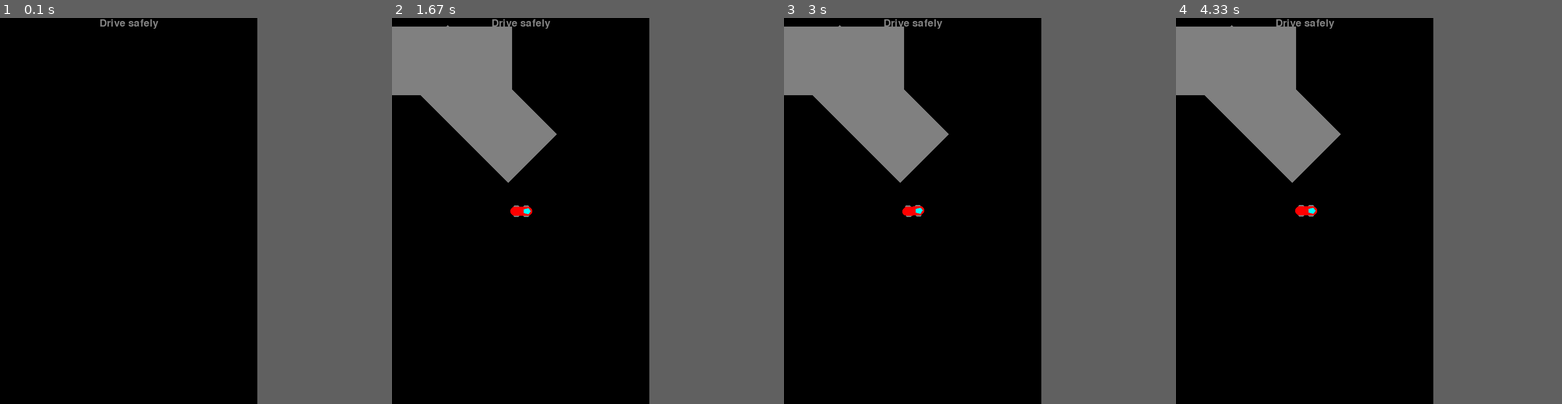
Above: before the commit, frames 1-4 (left to right).
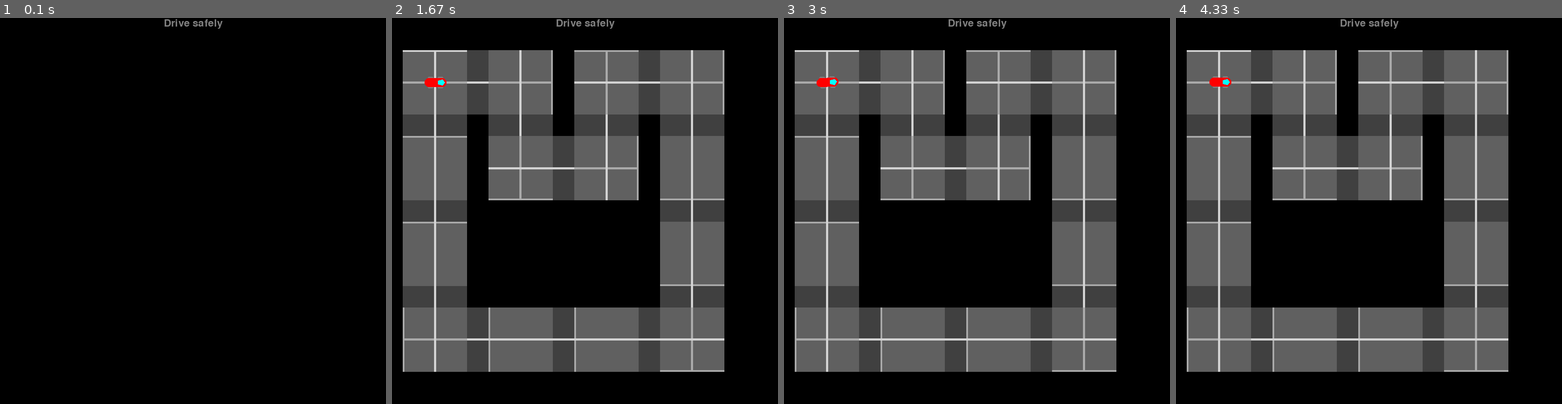
Above: after the commit, the same moments.

Repository: Pitrified/snippet
Game: pygame game, started from racer/racer_main.py
The game is run twice, just before and just after one commit, with the same random seed, the same clock (stepped at 60 frames per second) and the same inputs.
Inputs:
- Up to frame 1 (0.1 s): no input
- Up to frame 2 (1.67 s): hold W 0.83-1.3 s
- Up to frame 3 (3 s): hold A 1.83-2.37 s; hold A from 2.4 s (still down); tap X at 2.47 s; tap Z at 2.55 s
- Up to frame 4 (4.33 s): release A at 3 s; hold D from 3.83 s (still down); tap X at 3.9 s
In our replay, the window is 600x900 before the commit and 900x900 after it. These sizes can differ from the game's own. Grey fills any space a smaller window leaves; there, only what the larger window draws over its background counts as a difference.

The runs differ from the first frame. In frame 1, 0.3% of the frame differs, in the area x 26-58%, y 0-3%; in frame 2, 55%, in the area x 0-87%, y 0-92%; in frame 3, 55%; in frame 4, 55%.

Commit message:
Racer: add collision detection with the road

Diff:
--- a/racer/racer_main.py
+++ b/racer/racer_main.py
@@ -6,6 +6,8 @@
 
 from random import seed
 from timeit import default_timer as timer
+
+from pygame.sprite import spritecollide
 
 from racer_racer import Racer
 from racer_map import RacingMap
@@ -69,7 +71,7 @@
     logg = logging.getLogger(f"c.{__name__}.run_racer_main")
 
     pygame.init()
-    screen = pygame.display.set_mode((600, 900))
+    screen = pygame.display.set_mode((900, 900))
     # size is (int, int) tuple
     field_size = screen.get_size()
     # unpack the field size for clarity
@@ -103,9 +105,11 @@
 
     # Prepare Game Objects
     clock = pygame.time.Clock()
-    racer = Racer(out_file_sprite, field_wid // 2, field_hei // 2)
+    #  racer = Racer(out_file_sprite, field_wid // 2, field_hei // 2)
+    racer = Racer(out_file_sprite, 100, 150)
     rmap = RacingMap(field_wid, field_hei)
-    allsprites = pygame.sprite.RenderPlain((racer, rmap))
+    # draw the map first, the car on top
+    allsprites = pygame.sprite.RenderPlain((rmap, racer))
 
     # Main Loop
     going = True
@@ -147,6 +151,11 @@
         # manually update the racer, pass the action in step
         #  allsprites.update()
 
+        hits = spritecollide(racer, rmap, dokill=False)
+        logg.debug(f"hitting {hits}")
+        for segment in hits:
+            logg.debug(f"hit segment with id {segment.sid}")
+
         # Draw Everything again, every frame
         screen.blit(field, (0, 0))
         allsprites.draw(screen)
--- a/racer/racer_map.py
+++ b/racer/racer_map.py
@@ -32,7 +32,22 @@
         #  self.orig_image, self.rect = load_image(self.out_file_road)
 
         # direction, centerx, centery
-        self.seg_info = [[0, 100, 100], [45, 200, 200]]
+        self.seg_info = [
+            [0, 200, 150],
+            [90, 300, 250],
+            [0, 400, 350],
+            [270, 500, 250],
+            [0, 600, 150],
+            [90, 700, 250],
+            [90, 700, 450],
+            [90, 700, 650],
+            [180, 600, 750],
+            [180, 400, 750],
+            [180, 200, 750],
+            [270, 100, 650],
+            [270, 100, 450],
+            [270, 100, 250],
+        ]
         self.segments = {}
         self.num_segments = len(self.seg_info)
 
@@ -40,7 +55,7 @@
         for i in range(self.num_segments):
             #  self.seg_img[i], self.seg_rect[i] = Segment(self.out_file_road)
             direction, cx, cy = self.seg_info[i]
-            self.segments[i] = Segment(self.out_file_road, direction, cx, cy)
+            self.segments[i] = Segment(self.out_file_road, direction, cx, cy, i)
             self.add(self.segments[i])
 
     def _create_road_segment(self):
@@ -48,15 +63,20 @@
         """
         logg = logging.getLogger(f"c.{__name__}._create_road_segment")
 
-        self.size = 6 * 60, 4 * 40
-        img1 = Image.new("RGBA", self.size, "grey")
+        self.size = 350, 150
+        #  img1 = Image.new("RGBA", self.size, "grey")
+        img1 = Image.new("RGBA", self.size, (128, 128, 128, 128))
         draw = ImageDraw.Draw(img1)
         line_wid = 2
         mid_hei = self.size[1] // 2
-        #  draw.rectangle(
-        #  ((0, mid_hei - line_wid), (self.size[0], mid_hei + line_wid)),
-        #  fill="lightgrey",
-        #  )
+        draw.rectangle(
+            ((0, mid_hei - line_wid), (self.size[0], mid_hei + line_wid)),
+            fill="lightgrey",
+        )
+        draw.rectangle(
+            ((self.size[0] - line_wid * 2, 0), (self.size[0], self.size[1])),
+            fill="lightgrey",
+        )
 
         img1.save(self.out_file_road, "bmp")
 
@@ -65,7 +85,7 @@
     """A single segment of road
     """
 
-    def __init__(self, out_file_road, direction, cx, cy):
+    def __init__(self, out_file_road, direction, cx, cy, sid):
         logg = logging.getLogger(f"c.{__name__}.__init__")
         logg.debug(f"Start init")
         super().__init__()
@@ -77,10 +97,18 @@
         self.cx = cx
         self.cy = cy
 
+        # save a segment id
+        self.sid = sid
+
         self.rotate_image(self.direction)
 
     def rotate_image(self, direction):
         """Rotate the image segment
         """
+        logg = logging.getLogger(f"c.{__name__}.__init__")
+
         self.image = rotate(self.orig_image, 360 - direction)
         self.rect = self.image.get_rect(center=(self.cx, self.cy))
+
+        logg.debug(f"lefttop {self.rect.topleft} rightbottom {self.rect.bottomright}")
+        logg.debug(f"width {self.rect.width} height {self.rect.height}")
